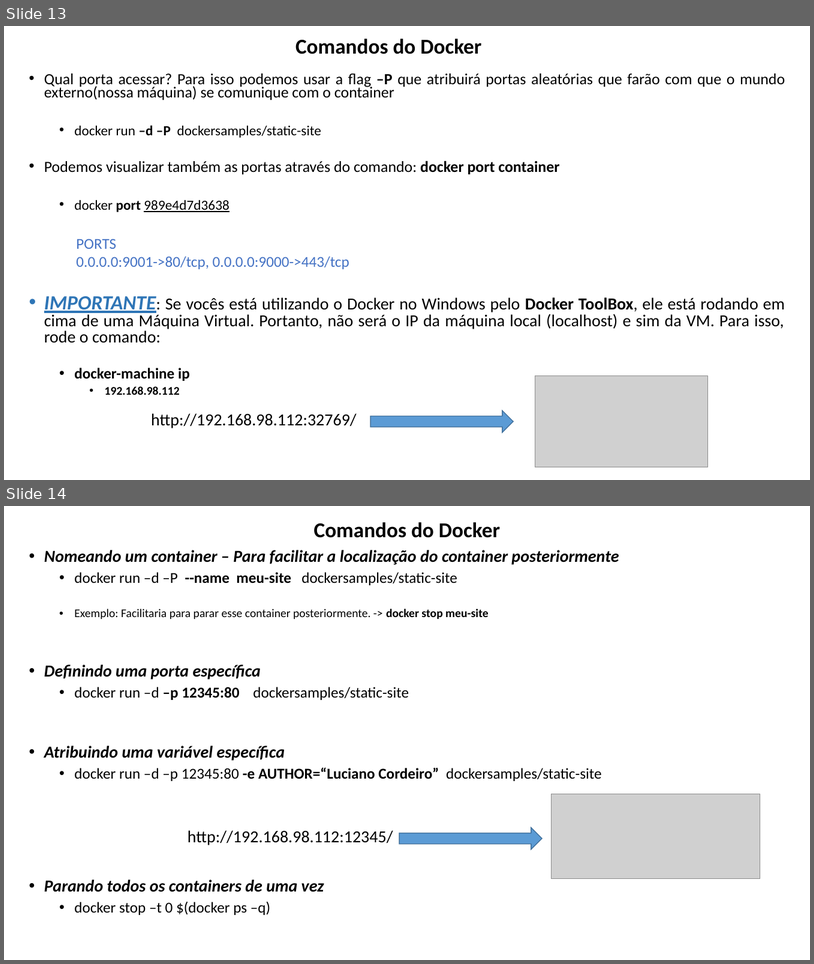
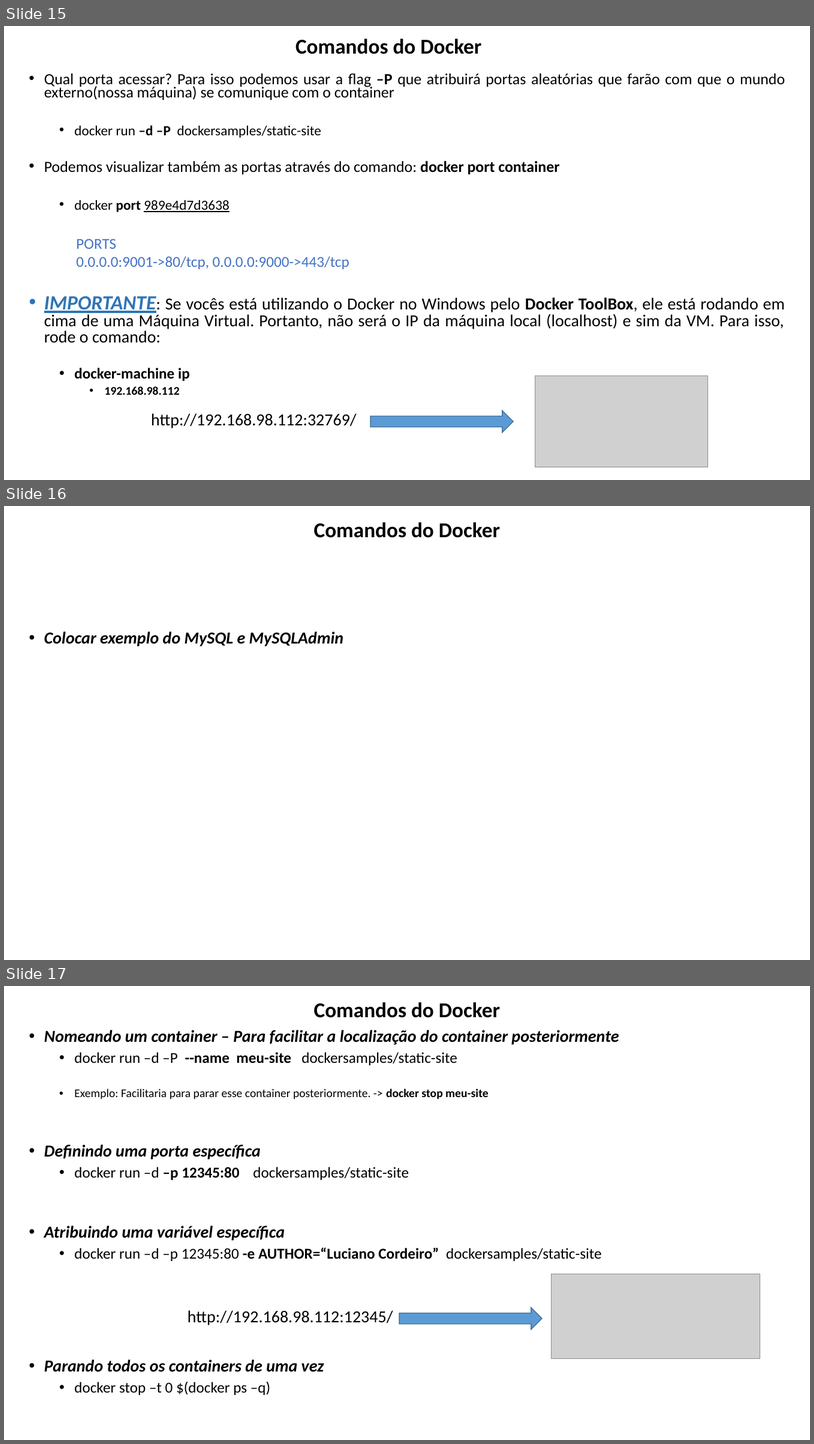
Before and after one commit to lacsousa/learning-docker, a slide deck: docs/docker-resumo.pptx. Shown one above the other, each under a label of ours: slides 13 and 14 before the commit, slides 15, 16 and 17 after it. The pictures are 814x964 and 814x1444 pixels, drawn with LibreOffice and Linux fonts; fonts in the diff are those of the drawing; grey boxes stand for pictures. Boxes give left, top, right and bottom in pixels: in the first picture for what was removed or moved away, otherwise in the second. Text is boxed around its words. In the diff, an @@ line names an element or a change of style, - is before the commit and + after.

```diff
--- a/docs/docker-resumo.pptx
+++ b/docs/docker-resumo.pptx
@@ slide 16 added at <box>4,506,810,960</box>, background #FFFFFF @@
@@ title added at <box>314,522,500,538</box>, 25.2 pt, text #000000, bold @@
+Comandos do Docker
@@ text added at <box>44,631,344,646</box>, 20 pt, text #000000, bold, italic @@
+• Colocar exemplo do MySQL e MySQLAdmin
@@ what was slide 13 is now slide 15 @@
@@ what was slide 14 is now slide 17 @@
```
Also in this commit, not shown: 1 slide changed, 2 other slides added.
